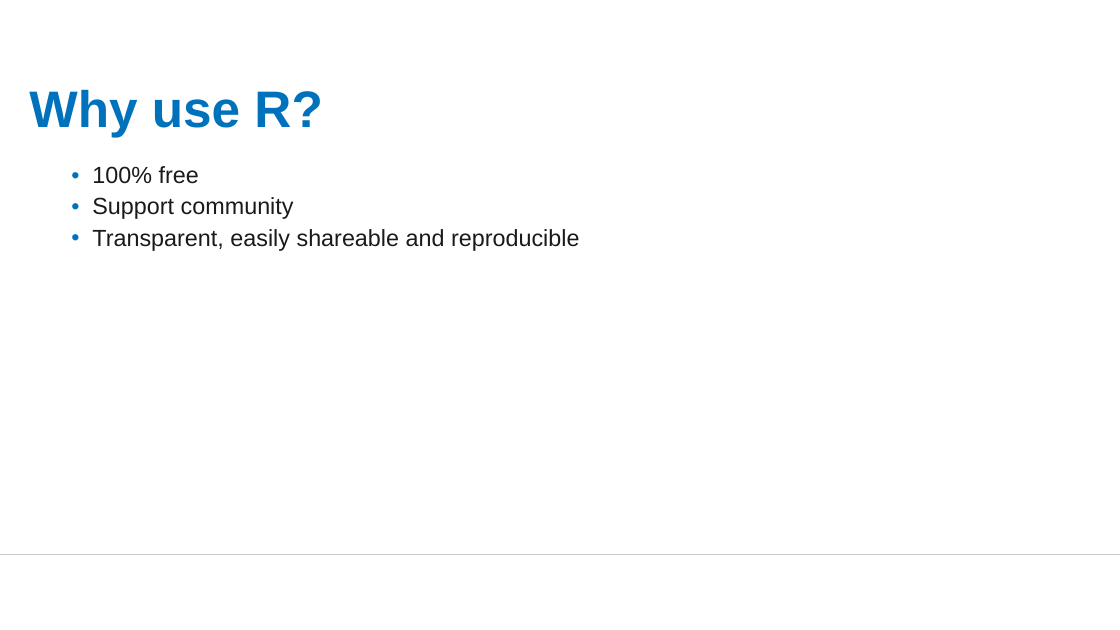
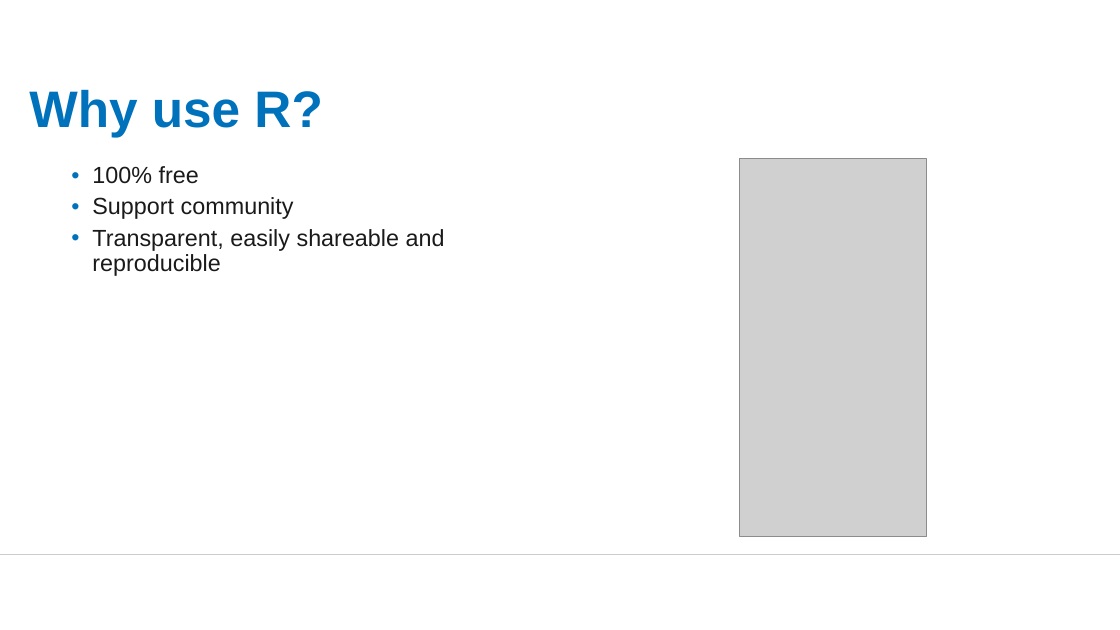
Before and after one commit to dickoa/panafrican-dima-r-training, a slide deck: slide 12 of intro/intro-presentation.pptx. Drawn at 1120x630 pixels with LibreOffice and Linux fonts; fonts in the diff are those of the drawing; grey boxes stand for pictures; background and template pictures are left out. Boxes give left, top, right and bottom in pixels: in the first picture for what was removed or moved away, otherwise in the second. Text is boxed around its words. In the diff, an @@ line names an element or a change of style, - is before the commit and + after.

```diff
--- a/intro/intro-presentation.pptx
+++ b/intro/intro-presentation.pptx
@@ text "100% free" rewrapped from <box>92,166,580,251</box> to <box>92,166,445,276</box> @@
@@ picture added at <box>740,159,927,537</box> @@
```
Also in this commit, not shown: 7 other slides changed.
